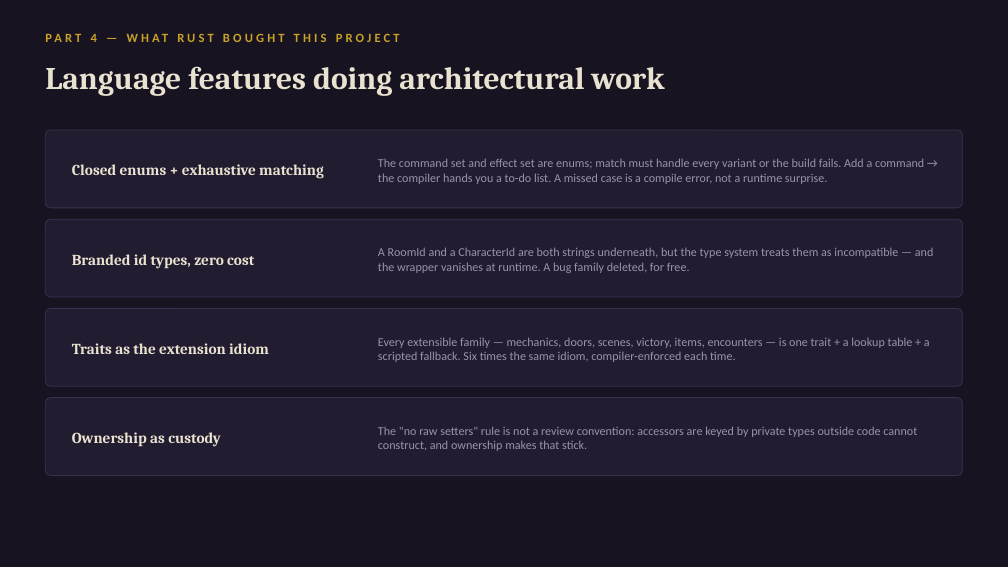
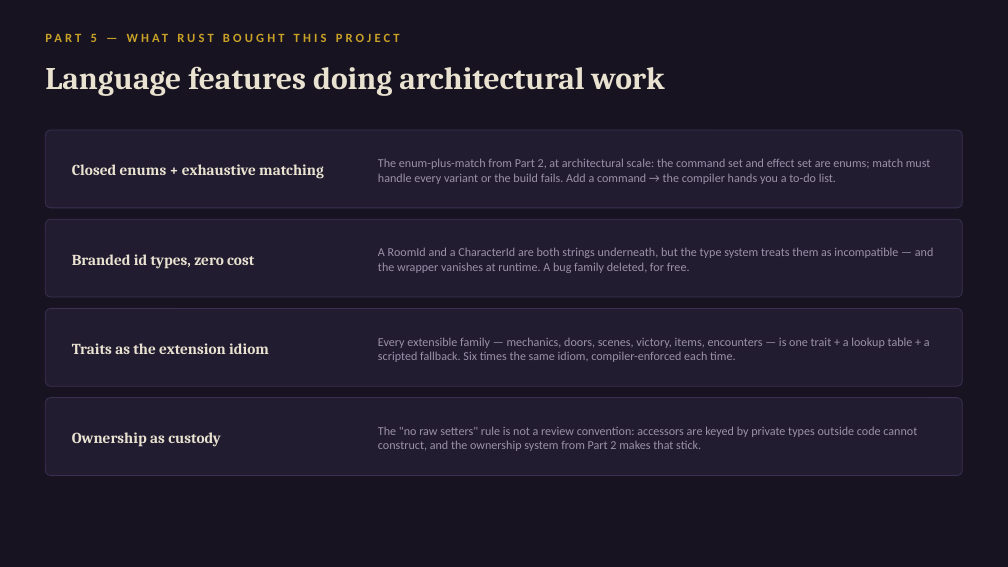
Before and after one commit to daniel0mullins/WickedWays, a slide deck: slide 13 of docs/talks/decks/05-rust-ecosystem.pptx (slide 11 before the commit). Drawn at 1008x567 pixels with LibreOffice and Linux fonts; fonts in the diff are those of the drawing. Boxes give left, top, right and bottom in pixels: in the first picture for what was removed or moved away, otherwise in the second. Text is boxed around its words. In the diff, an @@ line names an element or a change of style, - is before the commit and + after.

```diff
--- a/docs/talks/decks/05-rust-ecosystem.pptx
+++ b/docs/talks/decks/05-rust-ecosystem.pptx
@@ text at (x1=91, y1=34, x2=97, y2=42): text changed @@
-PART 4 — WHAT RUST BOUGHT THIS PROJECT
+PART 5 — WHAT RUST BOUGHT THIS PROJECT
@@ text at (x1=378, y1=158, x2=931, y2=184): text changed @@
-The command set and effect set are enums; match must handle every variant or the build fails. Add a command → the compiler hands you a to-do list. A missed case is a compile error, not a runtime surprise.
+The enum-plus-match from Part 2, at architectural scale: the command set and effect set are enums; match must handle every variant or the build fails. Add a command → the compiler hands you a to-do list.
@@ text at (x1=378, y1=426, x2=917, y2=451): text changed @@
-The "no raw setters" rule is not a review convention: accessors are keyed by private types outside code cannot construct, and ownership makes that stick.
+The "no raw setters" rule is not a review convention: accessors are keyed by private types outside code cannot construct, and the ownership system from Part 2 makes that stick.
```
Also in this commit, not shown: 11 other slides changed, 2 slides added, 1 other file.
